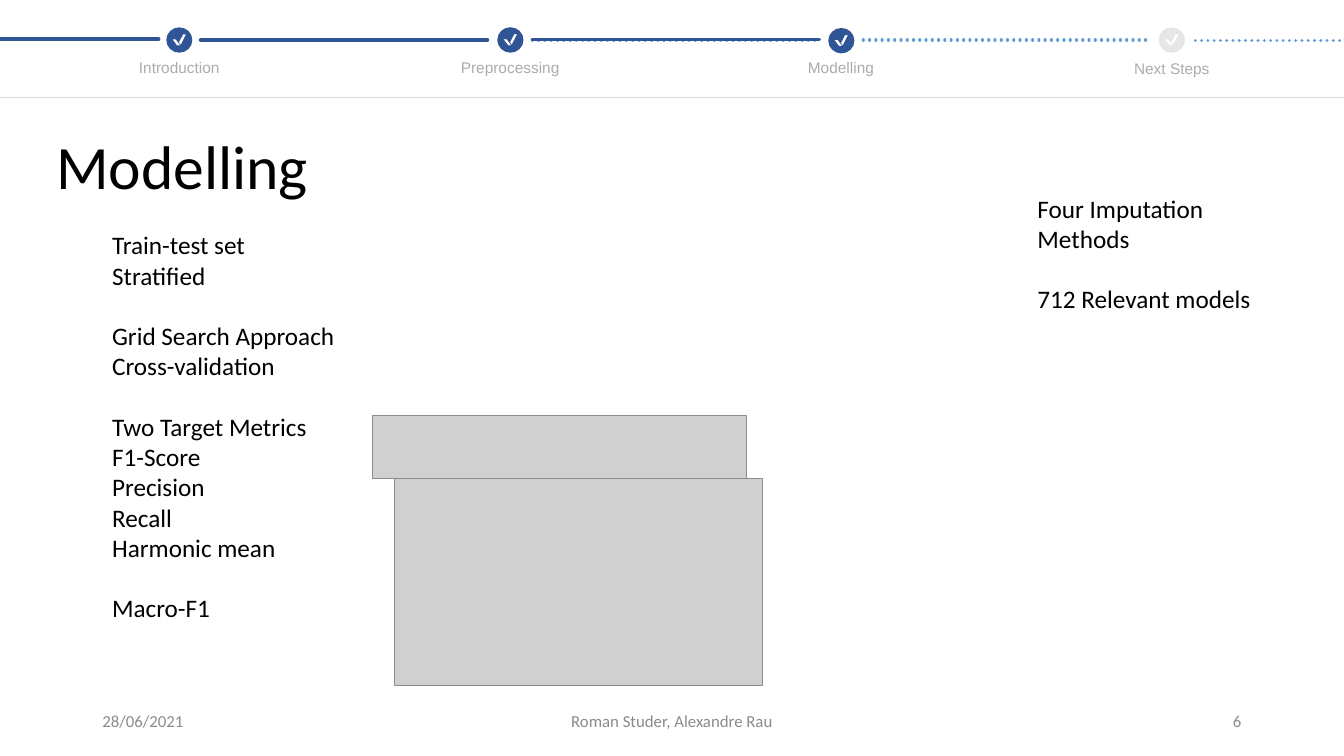
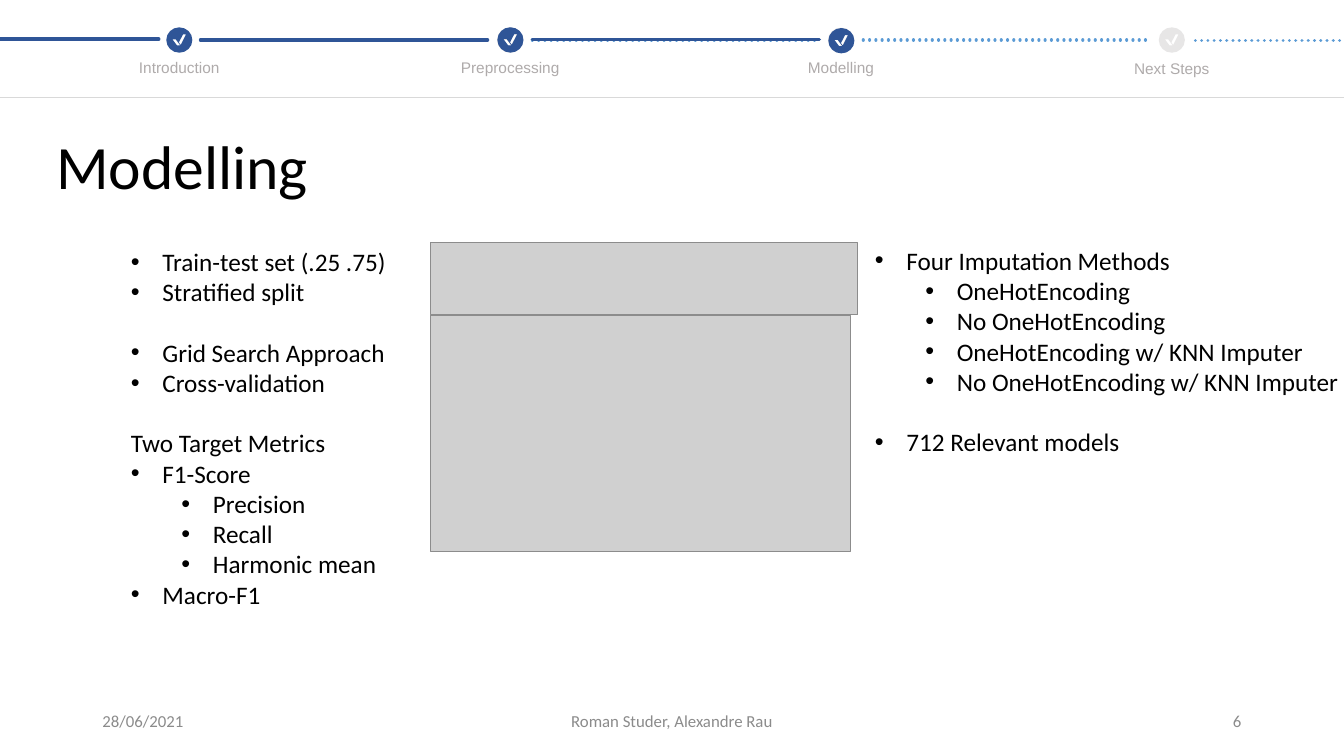
Before and after one commit to CrawTheOne/mirror_-fhnw_ds_fs2021_medical_challenge, a slide deck: slide 6 of presentation/Final_Presentation - Copy.pptx. Drawn at 1344x756 pixels with LibreOffice and Linux fonts; fonts in the diff are those of the drawing; grey boxes stand for pictures. Boxes give left, top, right and bottom in pixels: in the first picture for what was removed or moved away, otherwise in the second. Text is boxed around its words. In the diff, an @@ line names an element or a change of style, - is before the commit and + after.

```diff
--- a/presentation/Final_Presentation - Copy.pptx
+++ b/presentation/Final_Presentation - Copy.pptx
@@ text "Train-test set (.25 .75)": place and size @@
-text "Train-test set (.25 .75)" at [112, 236, 335, 617]
+text "Train-test set (.25 .75)" at [131, 253, 386, 604]
@@ text at [162, 253, 386, 305]: text changed @@
-Train-test set
-Stratified
+• Train-test set (.25 .75)
+• Stratified split
@@ picture: place and size @@
-picture at [372, 415, 747, 479]
+picture at [431, 243, 858, 316]
@@ text "Four Imputation Methods": place and size @@
-text "Four Imputation Methods" at [1037, 200, 1250, 308]
+text "Four Imputation Methods" at [906, 252, 1337, 451]
@@ text at [906, 252, 1170, 451]: bullet none to • @@
@@ text at [957, 282, 1337, 396]: paragraphs added @@
+  • OneHotEncoding
+  • No OneHotEncoding
+  • OneHotEncoding w/ KNN Imputer
+  • No OneHotEncoding w/ KNN Imputer
@@ picture: place and size @@
-picture at [395, 479, 763, 686]
+picture at [431, 316, 851, 552]
@@ text at [162, 344, 385, 604]: bullet none to •; list level 1 to 2 in "Precision"; list level 1 to 2 in "Recall"; list level 1 to 2 in "Harmonic mean" @@
```
Also in this commit, not shown: 5 other slides changed.
